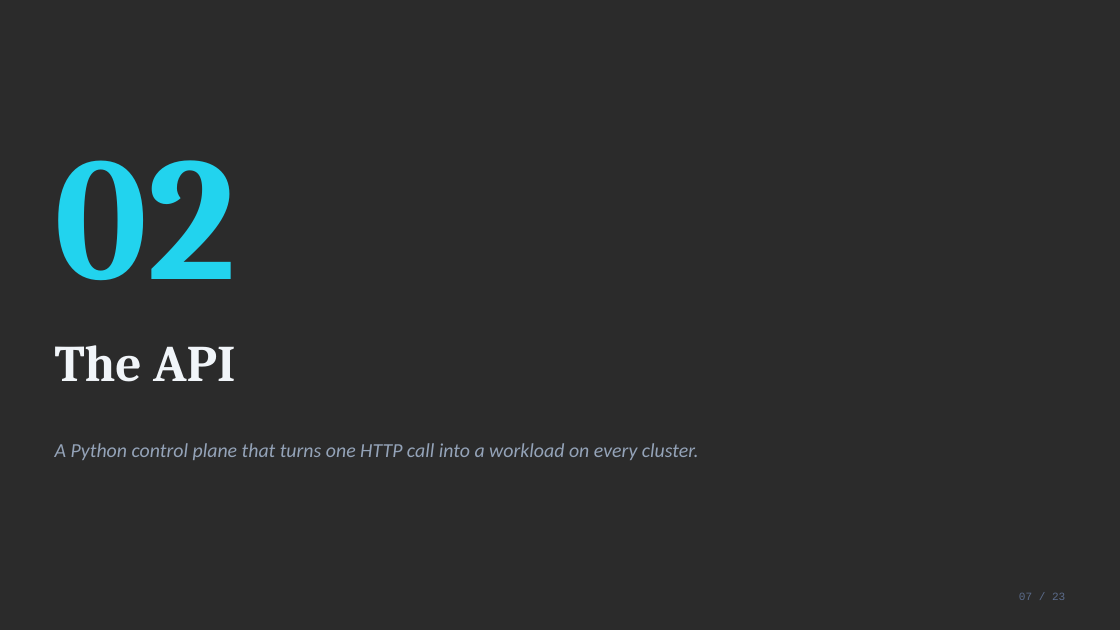
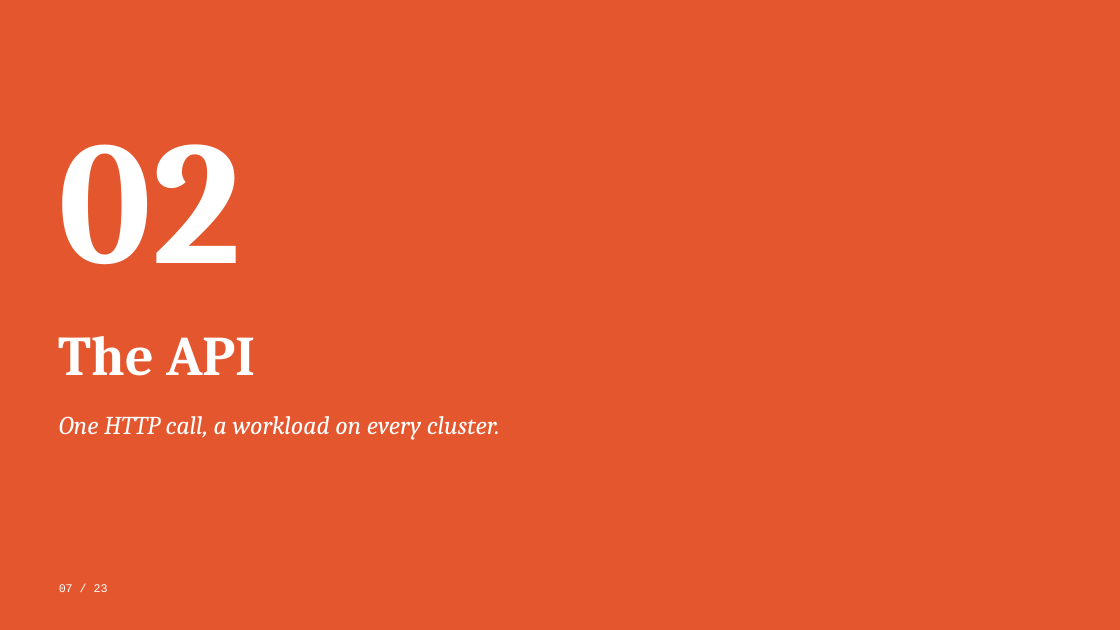
Before and after one commit to black-cloudlet/serverless, a slide deck: slide 7 of docs/presentation/serverless-platform.pptx. Drawn at 1120x630 pixels with LibreOffice and Linux fonts; fonts in the diff are those of the drawing; background and template pictures are left out; a plain dark background stands for a picture behind light text. Boxes give left, top, right and bottom in pixels: in the first picture for what was removed or moved away, otherwise in the second. Text is boxed around its words. In the diff, an @@ line names an element or a change of style, - is before the commit and + after.

```diff
--- a/docs/presentation/serverless-platform.pptx
+++ b/docs/presentation/serverless-platform.pptx
@@ background picture (left out) to #E4572E @@
@@ text "02": place and size @@
-text "02" at <box>55,160,237,280</box>
+text "02" at <box>59,144,241,265</box>
@@ text "02" at <box>59,144,241,265</box>: text colour #22D3EE to #FFFFFF @@
@@ text "The API": place and size @@
-text "The API" at <box>55,345,235,382</box>
+text "The API" at <box>59,336,256,376</box>
@@ text "The API" at <box>59,336,256,376</box>: size 44 to 48 pt, text colour #F1F5F9 to #FFFFFF @@
@@ text at <box>59,416,500,440</box>: text changed; size 17 to 22 pt; font Calibri to Cambria; text colour #94A3B8 to #FFFFFF @@
-A Python control plane that turns one HTTP call into a workload on every cluster.
+One HTTP call, a workload on every cluster.
@@ text "07 / 23": place and size @@
-text "07 / 23" at <box>1019,593,1065,600</box>
+text "07 / 23" at <box>59,584,108,592</box>
@@ text "07 / 23" at <box>59,584,108,592</box>: size 9.5 to 10 pt, text colour #5B6B8A to #FFFFFF; alignment right to left @@
```
Also in this commit, not shown: 20 other slides changed, 2 slides added, 2 slides removed, 11 other files.
